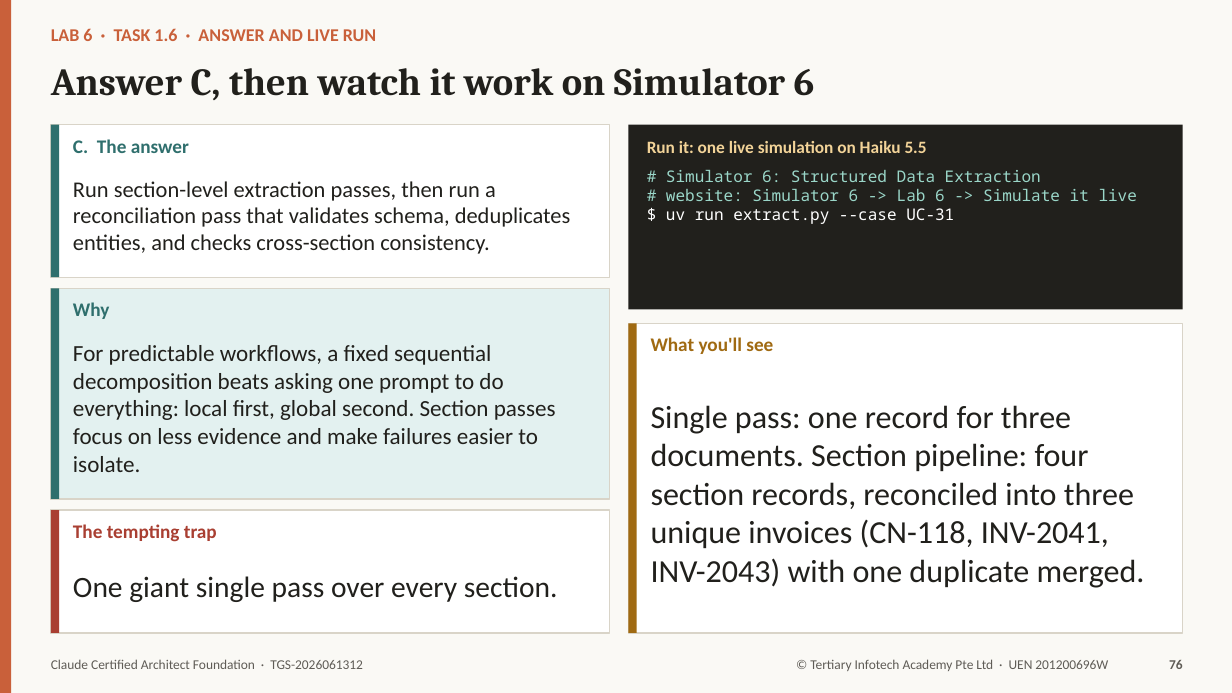
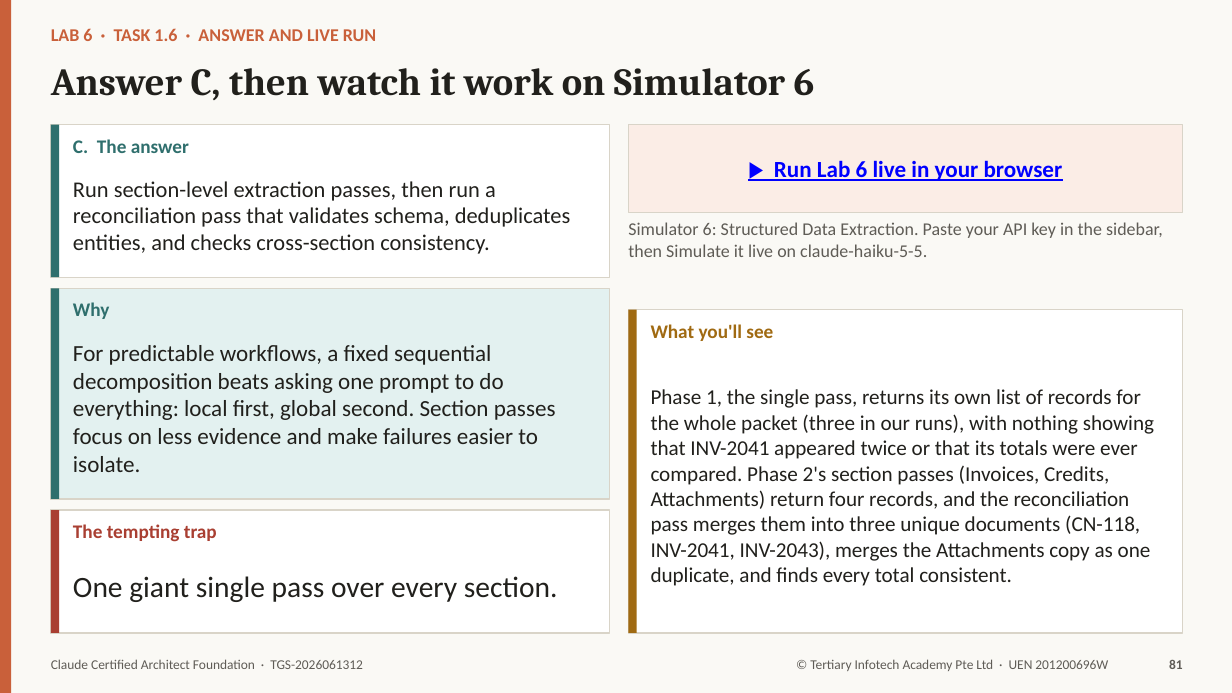
Before and after one commit to tertiarycourses/TGS-2026061312-Claude-Certified-Architect-Foundation, a slide deck: slide 81 of courseware/TGS-2026061312-Claude-Certified-Architect-Foundation-Trainer-Slides-v3.0.pptx (slide 76 before the commit). Drawn at 1232x693 pixels with LibreOffice and Linux fonts; fonts in the diff are those of the drawing. Boxes give left, top, right and bottom in pixels: in the first picture for what was removed or moved away, otherwise in the second. Text is boxed around its words. In the diff, an @@ line names an element or a change of style, - is before the commit and + after.

```diff
--- a/courseware/TGS-2026061312-Claude-Certified-Architect-Foundation-Trainer-Slides-v3.0.pptx
+++ b/courseware/TGS-2026061312-Claude-Certified-Architect-Foundation-Trainer-Slides-v3.0.pptx
@@ rectangle "▶ Run Lab 6 live ...": place and size @@
-rectangle "▶ Run Lab 6 live ..." at bbox=[628, 125, 1183, 310]
+rectangle "▶ Run Lab 6 live ..." at bbox=[628, 125, 1183, 213]
@@ rectangle "▶ Run Lab 6 live ..." at bbox=[628, 125, 1183, 213]: fill #21201C to #FBEDE6; outline none to #D9D4C8 1 pt @@
@@ text removed at bbox=[666, 170, 1137, 224] @@
-# Simulator 6: Structured Data Extraction
-# website: Simulator 6 -> Lab 6 -> Simulate it live
-$ uv run extract.py --case UC-31
@@ text in rectangle at bbox=[774, 160, 1063, 181]: text added @@
+▶ Run Lab 6 live in your browser
@@ text at bbox=[628, 222, 1163, 257]: text changed; size 13.5 to 14 pt; text colour #F2D398 to #5F5C56; bold off @@
-Run it: one live simulation on Haiku 5.5
+Simulator 6: Structured Data Extraction. Paste your API key in the sidebar, then Simulate it live on claude-haiku-5-5.
@@ rectangle: place and size @@
-rectangle at bbox=[628, 323, 1183, 633]
+rectangle at bbox=[628, 310, 1183, 633]
@@ rectangle: place and size @@
-rectangle at bbox=[628, 323, 637, 633]
+rectangle at bbox=[628, 310, 637, 633]
@@ text "What you'll see": place and size @@
-text "What you'll see" at bbox=[651, 337, 773, 354]
+text "What you'll see" at bbox=[651, 324, 773, 341]
@@ text at bbox=[651, 389, 1154, 586]: text changed; size 25 to 16.5 pt @@
-Single pass: one record for three documents. Section pipeline: four section records, reconciled into three unique invoices (CN-118, INV-2041, INV-2043) with one duplicate merged.
+Phase 1, the single pass, returns its own list of records for the whole packet (three in our runs), with nothing showing that INV-2041 appeared twice or that its totals were ever compared. Phase 2's section passes (Invoices, Credits, Attachments) return four records, and the reconciliation pass merges them into three unique documents (CN-118, INV-2041, INV-2043), merges the Attachments copy as one duplicate, and finds every total consistent.
@@ text at bbox=[1169, 660, 1183, 669]: text changed @@
-76
+81
```
Also in this commit, not shown: 176 other slides changed, 33 slides added, 1 other file.
